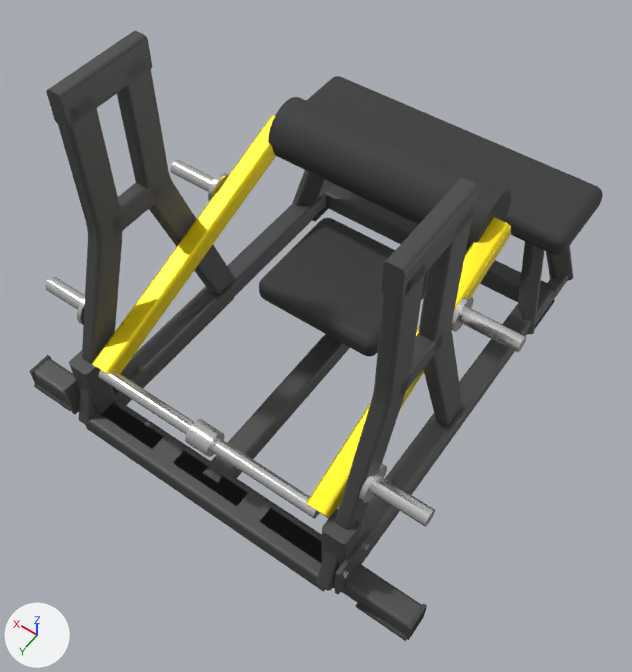
The glTF model catalogs/ludus-core/models/LD-WH030/model.glb, before and after one commit.
Camera for both pictures: a 50 mm camera at (-1.03, 1.59, 2.47) aimed at (-0.08, 0.26, 0.39). Arrows for +X, +Y and +Z are at lower left; the lights stay in place. The first picture is the older version. Where no turn or scale is listed for an object, it has been applied to the vertices.

Before the edit, the objects in view are built like this:
```python
mat_accent = principled_material('accent')
mat_accent.base_color = (0.949, 0.741, 0.0)  # yellow #f9df00
mat_accent.metallic = 0.45
mat_accent.roughness = 0.4
me_mesh_2 = bpy.data.meshes.new('Mesh_2')
me_mesh_2.from_pydata(...)  # 52 vertices, 96 faces; spans x -0.5..0.5, y -0.5..0.5, z -0.5..0.5
me_mesh_2.materials.append(mat_chrome)  # white #eeeeee
me_mesh_9 = bpy.data.meshes.new('Mesh_9')
me_mesh_9.from_pydata(...)  # 56 vertices, 108 faces; spans x -0.035..0.035, y -0.035..0.035, z -0.5..0.5
me_mesh_9.materials.append(mat_accent)  # yellow #f9df00
ob_lever_bar = bpy.data.objects.new('lever_bar', me_mesh_9)
ob_lever_bar.parent = ob_lever
ob_lever_bar.location = (0.4, -0.46, 0.17)
ob_lever_bar.rotation_euler = (-1.217, 0.0, 3.142)  # degrees (-70, 0, 180)
ob_lever_bar.scale = (1.0, 1.0, 0.981)
ob_lever_bar_001 = bpy.data.objects.new('lever_bar.001', me_mesh_9)
ob_lever_bar_001.parent = ob_lever
ob_lever_bar_001.location = (-0.4, -0.46, 0.17)
ob_lever_bar_001.rotation_euler = (-1.217, 0.0, 3.142)  # degrees (-70, 0, 180)
ob_lever_bar_001.scale = (1.0, 1.0, 0.981)
ob_mesh_2_007 = bpy.data.objects.new('Mesh_2.007', me_mesh_2)
ob_mesh_2_007.parent = ob_storage_horn_001
ob_mesh_2_007.location = (-0.598, 0.631, 0.431)
ob_mesh_2_007.rotation_euler = (-1.571, 0.0, 1.571)  # degrees (-90, 0, 90)
ob_mesh_2_007.scale = (0.05, 0.05, 0.165)
# also in view: 'Mesh_6' at (0.47, 0.39, 0.72); 'Mesh_0.006' at (-0.47, 0.69, 0.17); 'Mesh_0.008' at (0.48, 0.39, 0.04); 'Mesh_2.003' at (-0.54, 0.05, 0.54); 'seat_pad' at (0.0, -0.03, 0.3)
```
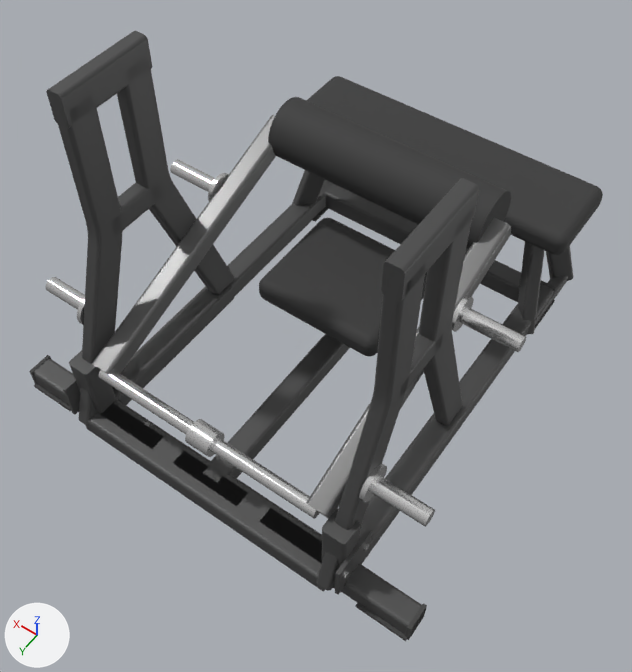
Pixel boxes (x1, y1, x2, y2) of what changed, in the pictures (632 x 672 px):
'lever_bar', recoloured (yellow to grey): (92, 115, 276, 375) in both
'lever_bar.001', recoloured: (306, 217, 511, 519) in both

The change in detail:
Material 'accent' (mat_accent) changes colour from yellow #f9df00 to grey #717171; in linear values from (0.949, 0.741, 0.0) to (0.165, 0.165, 0.165).
